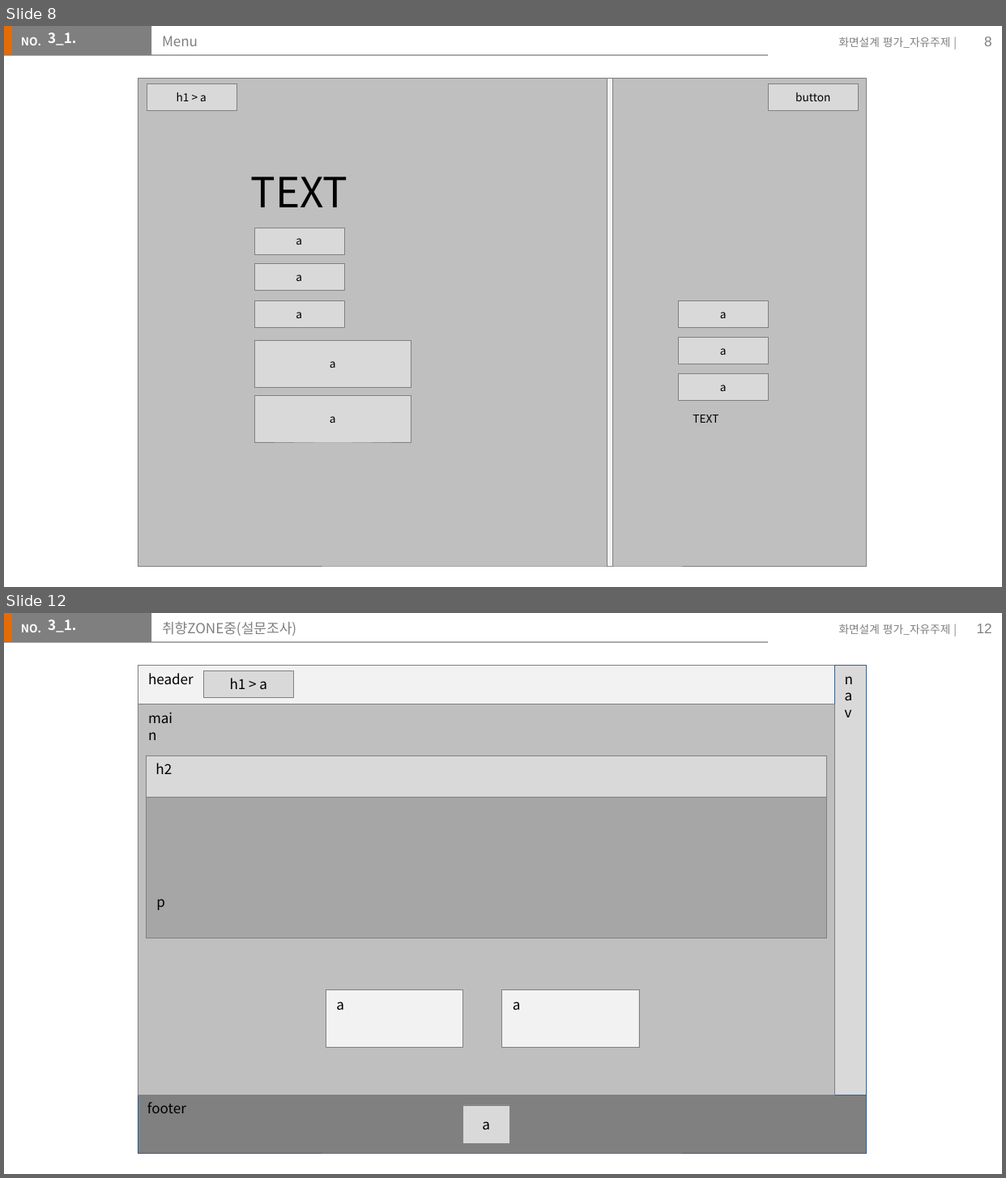
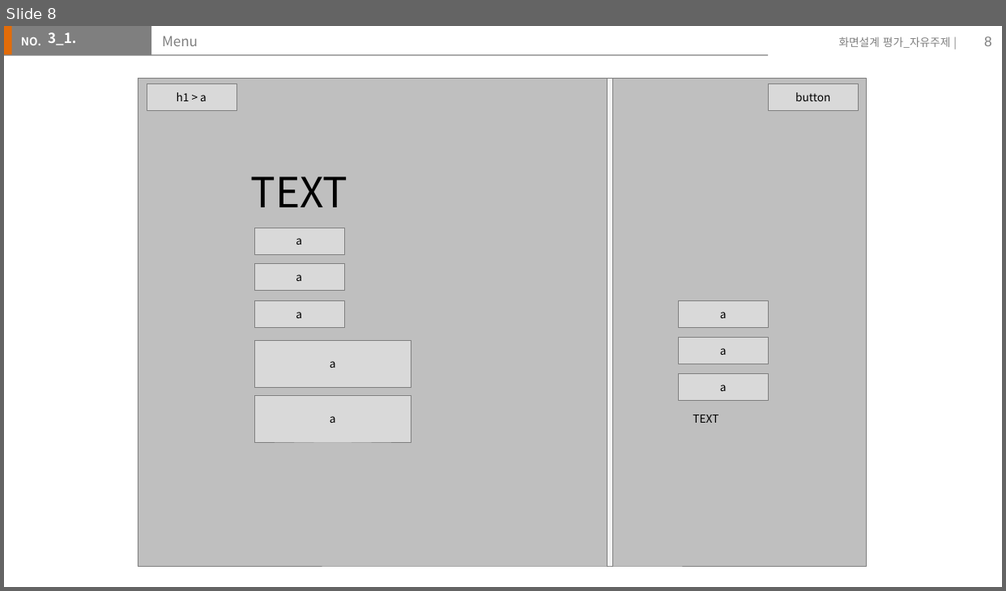
Before and after one commit to Jangyusu/project_portfolio, a slide deck: storyBorad/스토리보드(장유수).pptx. Shown one above the other, each under a label of ours: slides 8 and 12 before the commit, slide 8 after it; the slides between them are not shown. The pictures are 1006x1178 and 1006x591 pixels, drawn with LibreOffice and Linux fonts; fonts in the diff are those of the drawing. Boxes give left, top, right and bottom in pixels: in the first picture for what was removed or moved away, otherwise in the second. Text is boxed around its words. In the diff, an @@ line names an element or a change of style, - is before the commit and + after.

```diff
--- a/storyBorad/스토리보드(장유수).pptx
+++ b/storyBorad/스토리보드(장유수).pptx
@@ slide 12 removed at [4, 613, 1002, 1174], background #FFFFFF; not listed: 5 template elements that a slide beside it also shows @@
@@ text removed at [48, 619, 76, 632] @@
-3_1.
@@ title removed at [162, 622, 296, 636] @@
-취향ZONE중(설문조사)
@@ page number removed at [977, 624, 992, 633] @@
-12
@@ rectangle removed at [138, 665, 866, 1154] @@
@@ rectangle removed at [138, 665, 835, 704] @@
@@ text removed at [148, 673, 194, 685] @@
-header
@@ rectangle removed at [203, 671, 293, 698] @@
@@ text removed at [230, 678, 267, 689] @@
-h1 > a
@@ rectangle removed at [834, 665, 866, 1095] @@
@@ text removed at [834, 666, 868, 726] @@
-nav
@@ rectangle removed at [138, 704, 835, 1095] @@
@@ text removed at [138, 705, 190, 732] @@
-main
@@ rectangle removed at [146, 756, 826, 797] @@
@@ text removed at [155, 763, 172, 774] @@
-h2
@@ rectangle removed at [146, 797, 826, 939] @@
@@ text removed at [156, 899, 165, 910] @@
-p
@@ rectangle removed at [326, 990, 463, 1047] @@
@@ rectangle removed at [502, 990, 639, 1047] @@
@@ text removed at [336, 1002, 344, 1010] @@
-a
@@ text removed at [513, 1002, 521, 1011] @@
-a
@@ rectangle removed at [138, 1095, 866, 1153] @@
@@ text removed at [147, 1102, 186, 1114] @@
-footer
@@ rectangle removed at [463, 1106, 510, 1144] @@
@@ text removed at [482, 1122, 490, 1130] @@
-a
```
Also in this commit, not shown: 3 slides changed, 4 slides added, 18 other slides removed, 6 other files.
